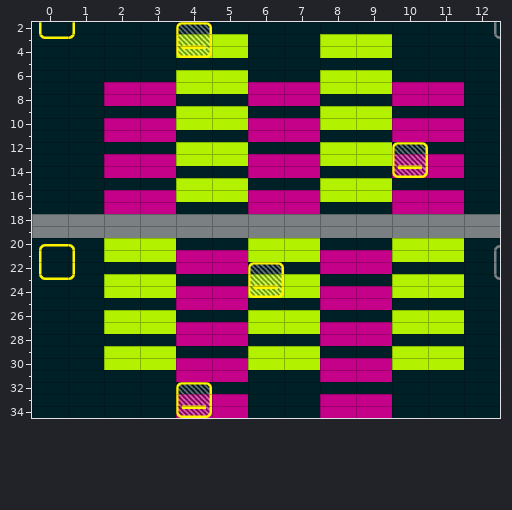
Tiled map, stored at Impact/Impact.iOS/Content/Levels/level012.tmx. The picture above is the old version.
Cells are 57x19 px. Shown: x 0..12, y 2..34.
The same view after the edit:
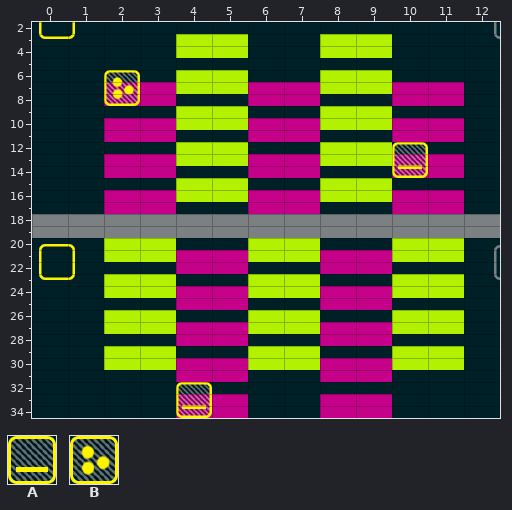
Key: from "Powerups": A 1 "PowerupLargerPaddle", B 2 "PowerupMultiBall".
_ is an empty cell.
Diff:
Layer "Powerups":
The edit adds tile B in row 8 at x 2.
Tile A is gone in row 4 at x 4; in row 24 at x 6.
Boxes around the changes in both pictures, in picture pixels (x1, y1, x2, y2):
removed: (176, 22, 212, 58)
added: (104, 70, 140, 106)
removed: (248, 262, 284, 298)
